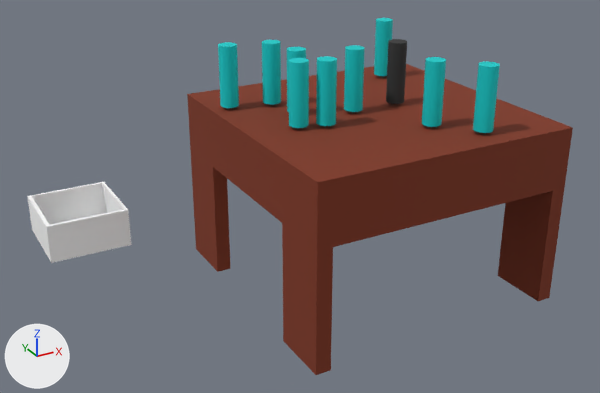
What one commit did to the COLLADA model modules/Delicate Cans/10 Cans/env.dae.
The view is the same before and after, from a 50 mm camera at (-0.496, -2.166, 1.429) aimed at (0.767, 0.131, 0.281). Arrows for +X, +Y and +Z are at lower left; the lights stay in place.

Names of what the first picture shows: 'black_can', 'can1', 'can2', 'can3', 'can4', 'can5', 'can6', 'can7', 'can8', 'can9', 'dustbin', 'table6'.
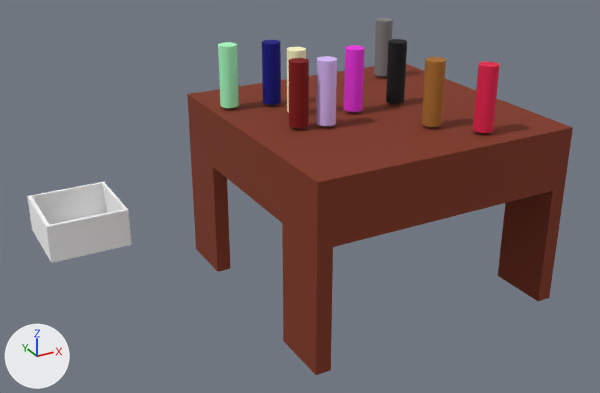
Diff of the bpy script that builds the scene:
```diff
--- a/modules/Delicate Cans/10 Cans/env.dae.py
+++ b/modules/Delicate Cans/10 Cans/env.dae.py
@@ mat_g1_link0_geom0_mat @@
 mat_g1_link0_geom0_mat = principled_material('g1_link0_geom0_mat')
-mat_g1_link0_geom0_mat.base_color = (0.0, 0.604, 0.604)  # cyan #00cccc
+mat_g1_link0_geom0_mat.base_color = (0.871, 0.0319, 0.791)  # pink #f032e6
 mat_g1_link0_geom0_mat.roughness = 0.9
@@ mat_g3_link0_geom0_mat @@
 mat_g3_link0_geom0_mat = principled_material('g3_link0_geom0_mat')
-mat_g3_link0_geom0_mat.base_color = (0.0, 0.604, 0.604)  # cyan #00cccc
+mat_g3_link0_geom0_mat.base_color = (0.716, 0.515, 1.0)  # purple #dcbeff
 mat_g3_link0_geom0_mat.roughness = 0.9
@@ mat_g4_link0_geom0_mat @@
 mat_g4_link0_geom0_mat = principled_material('g4_link0_geom0_mat')
-mat_g4_link0_geom0_mat.base_color = (0.0, 0.604, 0.604)  # cyan #00cccc
+mat_g4_link0_geom0_mat.base_color = (0.402, 0.156, 0.0212)  # brown #aa6e28
 mat_g4_link0_geom0_mat.roughness = 0.9
@@ mat_g5_link0_geom0_mat @@
 mat_g5_link0_geom0_mat = principled_material('g5_link0_geom0_mat')
-mat_g5_link0_geom0_mat.base_color = (0.0, 0.604, 0.604)  # cyan #00cccc
+mat_g5_link0_geom0_mat.base_color = (1.0, 0.956, 0.578)  # beige #fffac8
 mat_g5_link0_geom0_mat.roughness = 0.9
@@ mat_g6_link0_geom0_mat @@
 mat_g6_link0_geom0_mat = principled_material('g6_link0_geom0_mat')
-mat_g6_link0_geom0_mat.base_color = (0.0, 0.604, 0.604)  # cyan #00cccc
+mat_g6_link0_geom0_mat.base_color = (0.216, 0.0, 0.0)  # red #800000
 mat_g6_link0_geom0_mat.roughness = 0.9
@@ mat_g7_link0_geom0_mat @@
 mat_g7_link0_geom0_mat = principled_material('g7_link0_geom0_mat')
-mat_g7_link0_geom0_mat.base_color = (0.0, 0.604, 0.604)  # cyan #00cccc
+mat_g7_link0_geom0_mat.base_color = (0.402, 1.0, 0.546)  # green #aaffc3
 mat_g7_link0_geom0_mat.roughness = 0.9
@@ mat_g8_link0_geom0_mat @@
 mat_g8_link0_geom0_mat = principled_material('g8_link0_geom0_mat')
-mat_g8_link0_geom0_mat.base_color = (0.0, 0.604, 0.604)  # cyan #00cccc
+mat_g8_link0_geom0_mat.base_color = (0.0, 0.0, 0.216)  # blue #000080
 mat_g8_link0_geom0_mat.roughness = 0.9
@@ mat_g9_link0_geom0_mat @@
 mat_g9_link0_geom0_mat = principled_material('g9_link0_geom0_mat')
-mat_g9_link0_geom0_mat.base_color = (0.0, 0.604, 0.604)  # cyan #00cccc
+mat_g9_link0_geom0_mat.base_color = (0.216, 0.216, 0.216)  # grey #808080
 mat_g9_link0_geom0_mat.roughness = 0.9
@@ mat_g10_link0_geom0_mat @@
 mat_g10_link0_geom0_mat = principled_material('g10_link0_geom0_mat')
-mat_g10_link0_geom0_mat.base_color = (0.0, 0.604, 0.604)  # cyan #00cccc
+mat_g10_link0_geom0_mat.base_color = (0.791, 0.00972, 0.0704)  # red #e6194b
 mat_g10_link0_geom0_mat.roughness = 0.9
```

Changed parts and their boxes [x1, y1, x2, y2] in the pictures (600 x 393 px):
'can9', recoloured (cyan to red)
    both: [473, 62, 500, 133]
'can3', recoloured (cyan to brown)
    both: [422, 57, 446, 127]
'can5', recoloured (cyan to red)
    both: [288, 58, 309, 128]
'can2', recoloured (cyan to purple)
    both: [316, 56, 337, 126]
'can1', recoloured (cyan to pink)
    both: [344, 45, 365, 112]
'can6', recoloured (cyan to green)
    both: [218, 42, 239, 108]
'can7', recoloured (cyan to blue)
    both: [262, 40, 281, 105]
'can8', recoloured (cyan to grey)
    both: [374, 18, 393, 76]
'can4', recoloured (cyan to beige)
    both: [287, 47, 306, 112]
